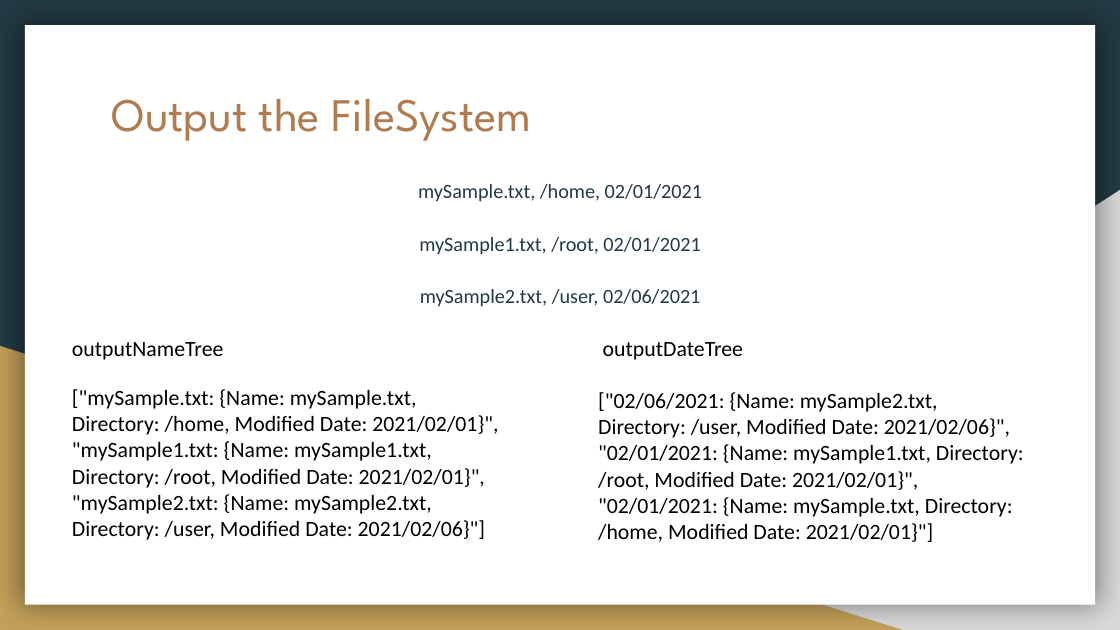
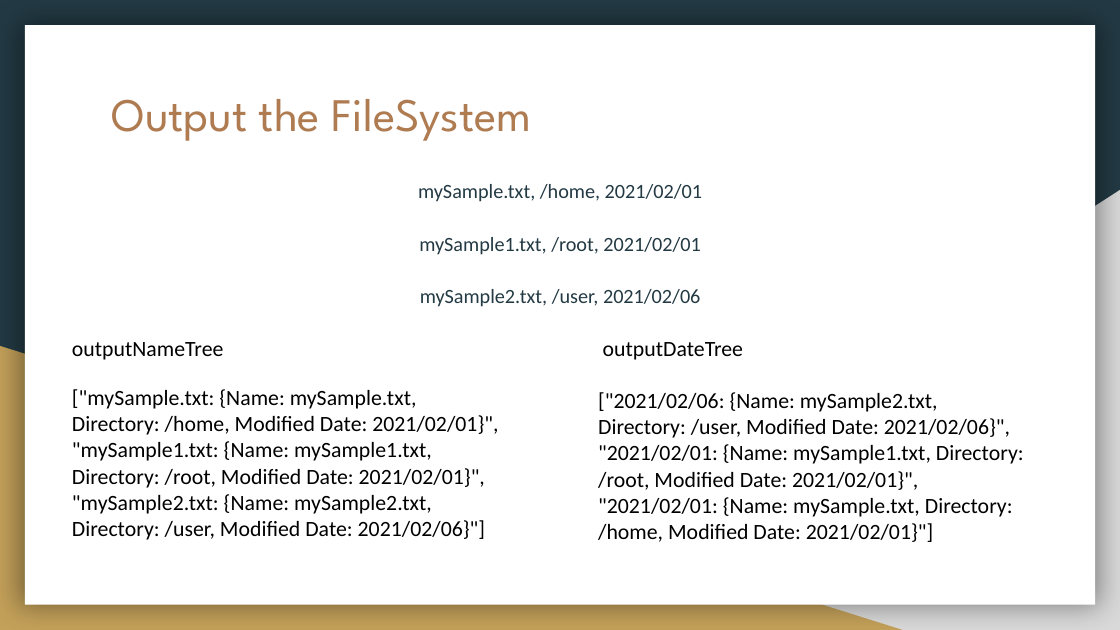
Before and after one commit to ucsd-cse12-sp21/ucsd-cse12-sp21.github.io, a slide deck: slide 37 of discussions/Week7/Week 7 Discussion Slides.pptx. Drawn at 1120x630 pixels with LibreOffice and Linux fonts; fonts in the diff are those of the drawing. Boxes give left, top, right and bottom in pixels: in the first picture for what was removed or moved away, otherwise in the second. Text is boxed around its words. In the diff, an @@ line names an element or a change of style, - is before the commit and + after.

Commit message:
corrected Week7 DI slides

```diff
--- a/discussions/Week7/Week 7 Discussion Slides.pptx
+++ b/discussions/Week7/Week 7 Discussion Slides.pptx
@@ text at [418, 184, 702, 307]: text changed @@
-mySample.txt, /home, 02/01/2021
-mySample1.txt, /root, 02/01/2021
-mySample2.txt, /user, 02/06/2021
+mySample.txt, /home, 2021/02/01
+mySample1.txt, /root, 2021/02/01
+mySample2.txt, /user, 2021/02/06
@@ text at [598, 392, 1024, 542]: text changed @@
-["02/06/2021: {Name: mySample2.txt, Directory: /user, Modified Date: 2021/02/06}",
-"02/01/2021: {Name: mySample1.txt, Directory: /root, Modified Date: 2021/02/01}",
-"02/01/2021: {Name: mySample.txt, Directory: /home, Modified Date: 2021/02/01}"]
+["2021/02/06: {Name: mySample2.txt, Directory: /user, Modified Date: 2021/02/06}",
+"2021/02/01: {Name: mySample1.txt, Directory: /root, Modified Date: 2021/02/01}",
+"2021/02/01: {Name: mySample.txt, Directory: /home, Modified Date: 2021/02/01}"]
```
Also in this commit, not shown: 1 other file.
